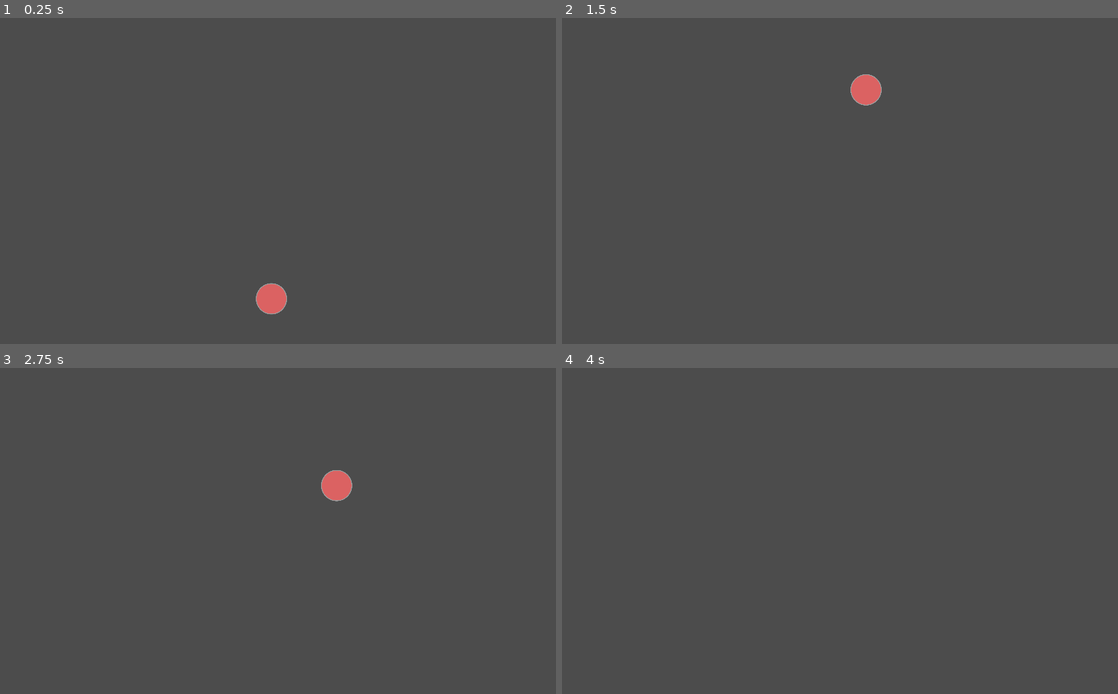
Above: before the commit, frames 1-4 (two rows, left to right).
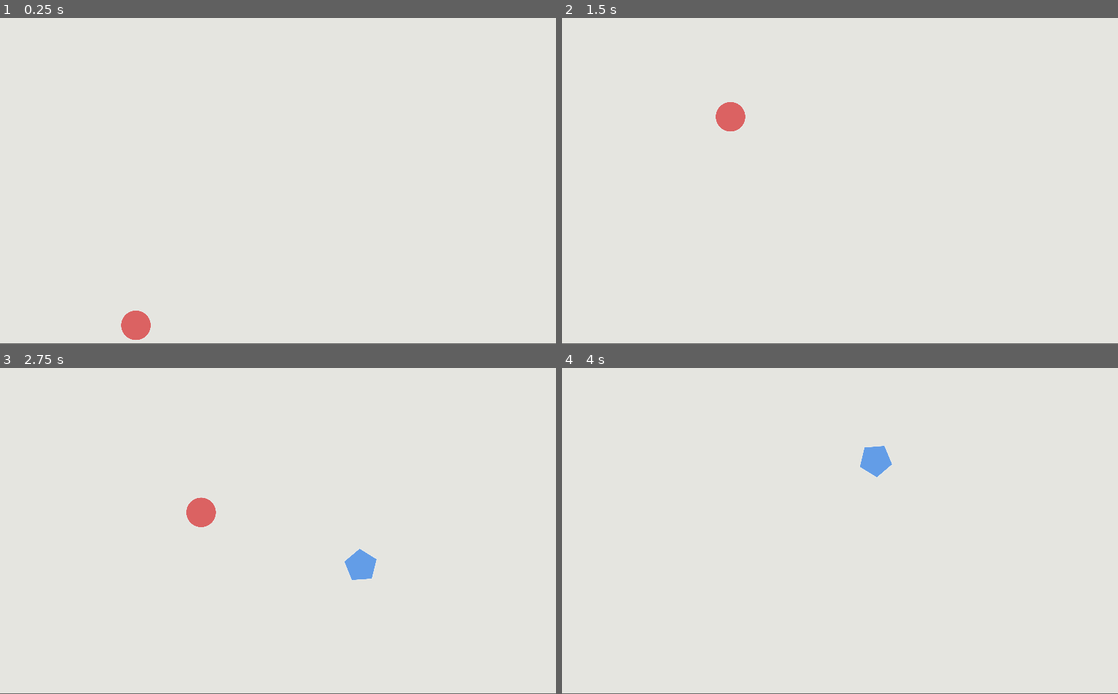
Above: after the commit, the same moments.

Repository: basdebruin/music-shapes
Game: Godot game, scene res://Scenes/main_screen.tscn
Two runs of this game, one before a commit and one after it. Both use one fixed random seed, a clock stepped at 60 frames per second and the inputs below.
Inputs (mouse positions are in pixels of both pictures, inside the frame that each line leads up to):
- Up to frame 1 (0.25 s): no input
- Up to frame 2 (1.5 s): move the mouse to (962, 164) at 0.52 s; click (962, 164) at 0.67 s; move the mouse to (728, 197) at 1.27 s; click (728, 197) at 1.42 s
- Up to frame 3 (2.75 s): move the mouse to (333, 459) at 2.02 s; click (333, 459) at 2.17 s
- Up to frame 4 (4 s): move the mouse to (812, 596) at 2.77 s; click (812, 596) at 2.92 s; move the mouse to (1006, 579) at 3.52 s; click (1006, 579) at 3.67 s
The window is 800x469 before the commit and 800x468 after it. Grey fills any space a smaller window leaves; there, only what the larger window draws over its background counts as a difference.

The runs differ from the first frame. In frame 1, 100% of the frame differs, in the area x 0-100%, y 0-100%; in frame 2, 100%; in frame 3, 100%; in frame 4, 100%.

Commit message:
added audio player and temporary sounds
gotta love gd script

Diff:
--- a/Scenes/shape.tscn
+++ b/Scenes/shape.tscn
@@ -7,6 +7,7 @@
 radius = 28.913
 
 [node name="KinematicBody2D" type="KinematicBody2D"]
+input_pickable = true
 script = ExtResource( 2 )
 
 [node name="Sprite" type="Sprite" parent="."]
@@ -15,3 +16,6 @@
 
 [node name="CollisionShape2D" type="CollisionShape2D" parent="."]
 shape = SubResource( 1 )
+
+[node name="AudioPlayer" type="AudioStreamPlayer2D" parent="."]
+bus = "Sounds"
--- a/Scripts/main_screen.gd
+++ b/Scripts/main_screen.gd
@@ -2,7 +2,7 @@
 
 
 # shape spawn timer variables
-const SPAWN_INTERVAL   : float = 4.0   # seconds
+const SPAWN_INTERVAL   : float = 2.0   # in seconds
 var timeSinceLastSpawn : float = 0.0
 
 # shape vars
@@ -28,9 +28,5 @@
 func spawn_shape():
 	var shape_instance = shape_scene.instance()
 	add_child(shape_instance)
-	# position
-	shape_instance.set_position(Vector2(
-		rand_range(50, SCREEN_WIDTH - 50),
-		SCREEN_HEIGHT + 50))
 	# log
 	print("SPAWNED SHAPE")
--- a/Scripts/shape.gd
+++ b/Scripts/shape.gd
@@ -18,13 +18,23 @@
 	CIRCLE  = 1,
 	POLY    = 2
 }
+# preloaded images
+const IMAGES = [
+	preload("res://Assets/Shapes/box_green.png"),
+	preload("res://Assets/Shapes/circle_red.png"),
+	preload("res://Assets/Shapes/polygon_blue.png")
+]
+
 
 # VARIABLES
 var shape = SHAPES.CIRCLE
 var timeSinceSpawn : float = 0.0  # to prevent instant removal
 
-# calc rand begining vel
 var vel : Vector2 = Vector2(0, 0)
+
+var vel_rotation : float = 0
+
+
 
 func _ready():
 	# set initial velocity
@@ -32,19 +42,76 @@
 	var vel_y : float = -rand_range(VEL_MIN,  VEL_MAX)
 	vel = Vector2(vel_x, vel_y)
 
+	# set random position
+	# with margin of 100
+	set_position(Vector2(
+		rand_range(100, SCREEN_WIDTH - 100),
+		SCREEN_HEIGHT + 100))
+
+	# set random rotation
+	# and rotational movement
+	rotation = rand_range(0, 360)
+	vel_rotation = vel_x * 0.005  # give random swing of rotation based on x movement
+
+	# set image texture
+	shape = randi() % len(SHAPES)   # random index
+	$Sprite.set_texture(IMAGES[shape])
+
+	# init AudioPlayer
+	init_sound()
+
+
+
 # movement process
 func _physics_process(delta):
 	# move
 	vel = move_and_slide(vel, Vector2.UP)
 	# add gravity
 	vel.y += GRAVITY * delta
+	# a little rotation
+	rotation += vel_rotation
+	vel_rotation *= .98
 
 	# check if above 0
-	if timeSinceSpawn > 1.0 and position.y > SCREEN_HEIGHT:
-		self.went_offscreen()
+	if timeSinceSpawn > 1.0 and position.y > SCREEN_HEIGHT + 50:
+		self.destroy()
 	else:
 		timeSinceSpawn += delta
 
-func went_offscreen():
-	print("OFF SCREEN")
+# Input Event
+func _input_event(viewport, event, shape_idx):
+	if event is InputEventMouseButton          \
+		and event.button_index == BUTTON_LEFT  \
+		and event.pressed:
+			self.on_click(event)
+
+
+
+
+func on_click(event):
+	# play sound
+	self.play_sound()
+	print("Playing Sound")
+
+	# add a little extra movement
+	vel.x *= 10
+	vel.y -= 100
+
+
+func destroy():
+	print("Destroyed self")
 	get_parent().remove_child(self)
+
+
+func init_sound():
+	# load audio files based on shape
+	if   shape == SHAPES.BOX:
+		$AudioPlayer.stream = load("res://Sounds/Temp/OneShot1.wav")
+	elif shape == SHAPES.CIRCLE:
+		$AudioPlayer.stream = load("res://Sounds/Temp/OneShot2.wav")
+	elif shape == SHAPES.POLY:
+		$AudioPlayer.stream = load("res://Sounds/Temp/OneShot3.wav")
+
+
+func play_sound():
+	$AudioPlayer.play()
--- /dev/null
+++ b/default_bus_layout.tres
@@ -0,0 +1,15 @@
+[gd_resource type="AudioBusLayout" format=2]
+
+[resource]
+bus/1/name = "Sounds"
+bus/1/solo = false
+bus/1/mute = false
+bus/1/bypass_fx = false
+bus/1/volume_db = 0.0
+bus/1/send = "Master"
+bus/2/name = "Background"
+bus/2/solo = false
+bus/2/mute = false
+bus/2/bypass_fx = false
+bus/2/volume_db = 0.0
+bus/2/send = "Master"
--- a/project.godot
+++ b/project.godot
@@ -24,14 +24,12 @@
 window/dpi/allow_hidpi=true
 window/handheld/orientation="portrait"
 window/stretch/mode="2d"
-
-[input_devices]
-
-pointing/emulate_touch_from_mouse=true
+window/stretch/aspect="keep"
 
 [rendering]
 
 quality/driver/driver_name="GLES2"
 vram_compression/import_etc=true
 vram_compression/import_etc2=false
+environment/default_clear_color=Color( 0.898039, 0.898039, 0.878431, 1 )
 environment/default_environment="res://default_env.tres"
Not shown, added: Sounds/Temp/OneShot1.wav.import
Not shown, added: Sounds/Temp/OneShot2.wav.import
Not shown, added: Sounds/Temp/OneShot3.wav.import
Not shown, changed: .DS_Store
Not shown, added: Audio/.DS_Store
Not shown, added: Sounds/Temp/OneShot1.wav
Not shown, added: Sounds/Temp/OneShot2.wav
Not shown, added: Sounds/Temp/OneShot3.wav
